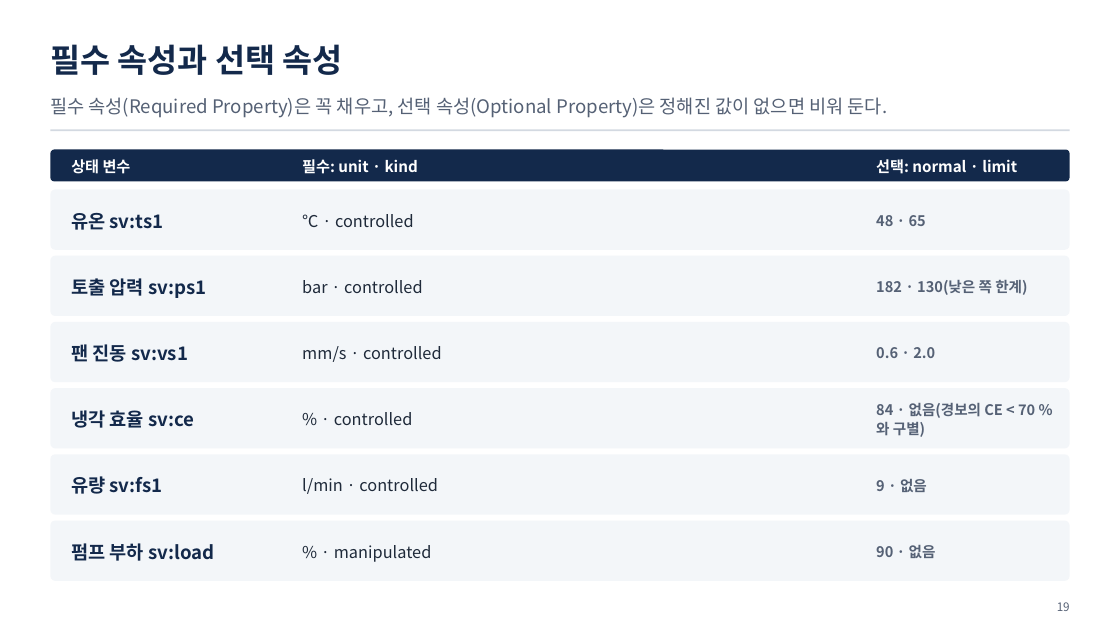
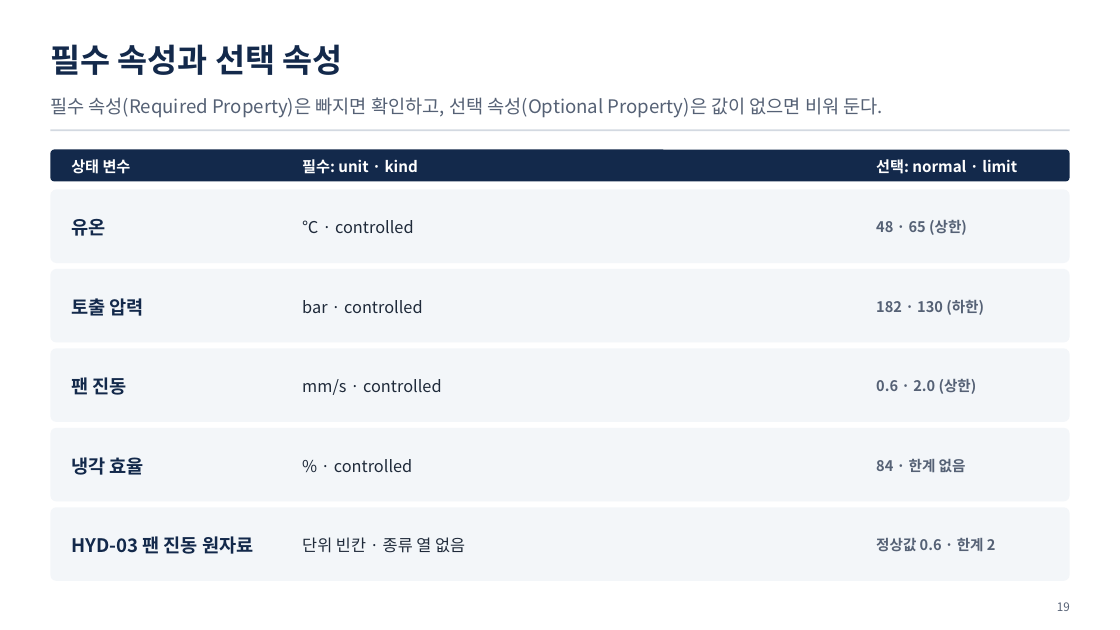
Before and after one commit to uengine-oss/hyd-iot-edu, a slide deck: slide 19 of workspace/강의제작/산출물/통합반/이론_오프라인/02회차/통합반_오프라인_02회차.pptx. Drawn at 1120x630 pixels with LibreOffice and Linux fonts; fonts in the diff are those of the drawing. Boxes give left, top, right and bottom in pixels: in the first picture for what was removed or moved away, otherwise in the second. Text is boxed around its words. In the diff, an @@ line names an element or a change of style, - is before the commit and + after.

```diff
--- a/workspace/강의제작/산출물/통합반/이론_오프라인/02회차/통합반_오프라인_02회차.pptx
+++ b/workspace/강의제작/산출물/통합반/이론_오프라인/02회차/통합반_오프라인_02회차.pptx
@@ text at bbox=[50, 97, 884, 118]: text changed @@
-필수 속성(Required Property)은 꼭 채우고, 선택 속성(Optional Property)은 정해진 값이 없으면 비워 둔다.
+필수 속성(Required Property)은 빠지면 확인하고, 선택 속성(Optional Property)은 값이 없으면 비워 둔다.
@@ rounded rectangle: place and size @@
-rounded rectangle at bbox=[50, 189, 1070, 250]
+rounded rectangle at bbox=[50, 189, 1070, 263]
@@ text "℃ · controlled": place and size @@
-text "℃ · controlled" at bbox=[302, 214, 414, 227]
+text "℃ · controlled" at bbox=[302, 220, 414, 233]
@@ text at bbox=[71, 219, 105, 236]: text changed @@
-유온 sv:ts1
+유온
@@ text at bbox=[876, 220, 967, 235]: text changed @@
-48 · 65
+48 · 65 (상한)
@@ rounded rectangle: place and size @@
-rounded rectangle at bbox=[50, 255, 1070, 316]
+rounded rectangle at bbox=[50, 269, 1070, 343]
@@ text "bar · controlled": place and size @@
-text "bar · controlled" at bbox=[302, 280, 423, 293]
+text "bar · controlled" at bbox=[302, 300, 423, 313]
@@ text at bbox=[71, 298, 144, 316]: text changed @@
-토출 압력 sv:ps1
+토출 압력
@@ text at bbox=[876, 300, 984, 315]: text changed @@
-182 · 130(낮은 쪽 한계)
+182 · 130 (하한)
@@ rounded rectangle: place and size @@
-rounded rectangle at bbox=[50, 322, 1070, 382]
+rounded rectangle at bbox=[50, 349, 1070, 423]
@@ text "mm/s · controlled": place and size @@
-text "mm/s · controlled" at bbox=[302, 346, 442, 362]
+text "mm/s · controlled" at bbox=[302, 379, 442, 395]
@@ text at bbox=[71, 377, 127, 395]: text changed @@
-팬 진동 sv:vs1
+팬 진동
@@ text at bbox=[876, 379, 977, 394]: text changed @@
-0.6 · 2.0
+0.6 · 2.0 (상한)
@@ rounded rectangle: place and size @@
-rounded rectangle at bbox=[50, 388, 1070, 449]
+rounded rectangle at bbox=[50, 428, 1070, 502]
@@ text "% · controlled": place and size @@
-text "% · controlled" at bbox=[334, 412, 413, 425]
+text "% · controlled" at bbox=[334, 459, 413, 472]
@@ text at bbox=[71, 457, 144, 475]: text changed @@
-냉각 효율 sv:ce
+냉각 효율
@@ text at bbox=[876, 459, 966, 473]: text changed @@
-84 · 없음(경보의 CE < 70 %와 구별)
+84 · 한계 없음
@@ rounded rectangle: place and size @@
-rounded rectangle at bbox=[50, 455, 1070, 515]
+rounded rectangle at bbox=[50, 507, 1070, 581]
@@ rounded rectangle removed at bbox=[50, 521, 1070, 581] @@
@@ text at bbox=[71, 536, 253, 554]: text changed @@
-유량 sv:fs1
+HYD-03 팬 진동 원자료
@@ text at bbox=[302, 537, 465, 553]: text changed @@
-l/min · controlled
+단위 빈칸 · 종류 열 없음
@@ text at bbox=[876, 538, 996, 552]: text changed @@
-9 · 없음
+정상값 0.6 · 한계 2
@@ text removed at bbox=[71, 543, 214, 561] @@
-펌프 부하 sv:load
@@ text removed at bbox=[334, 545, 432, 562] @@
-% · manipulated
@@ text removed at bbox=[876, 545, 936, 558] @@
-90 · 없음
```
Also in this commit, not shown: 10 other slides changed, 9 other files.
